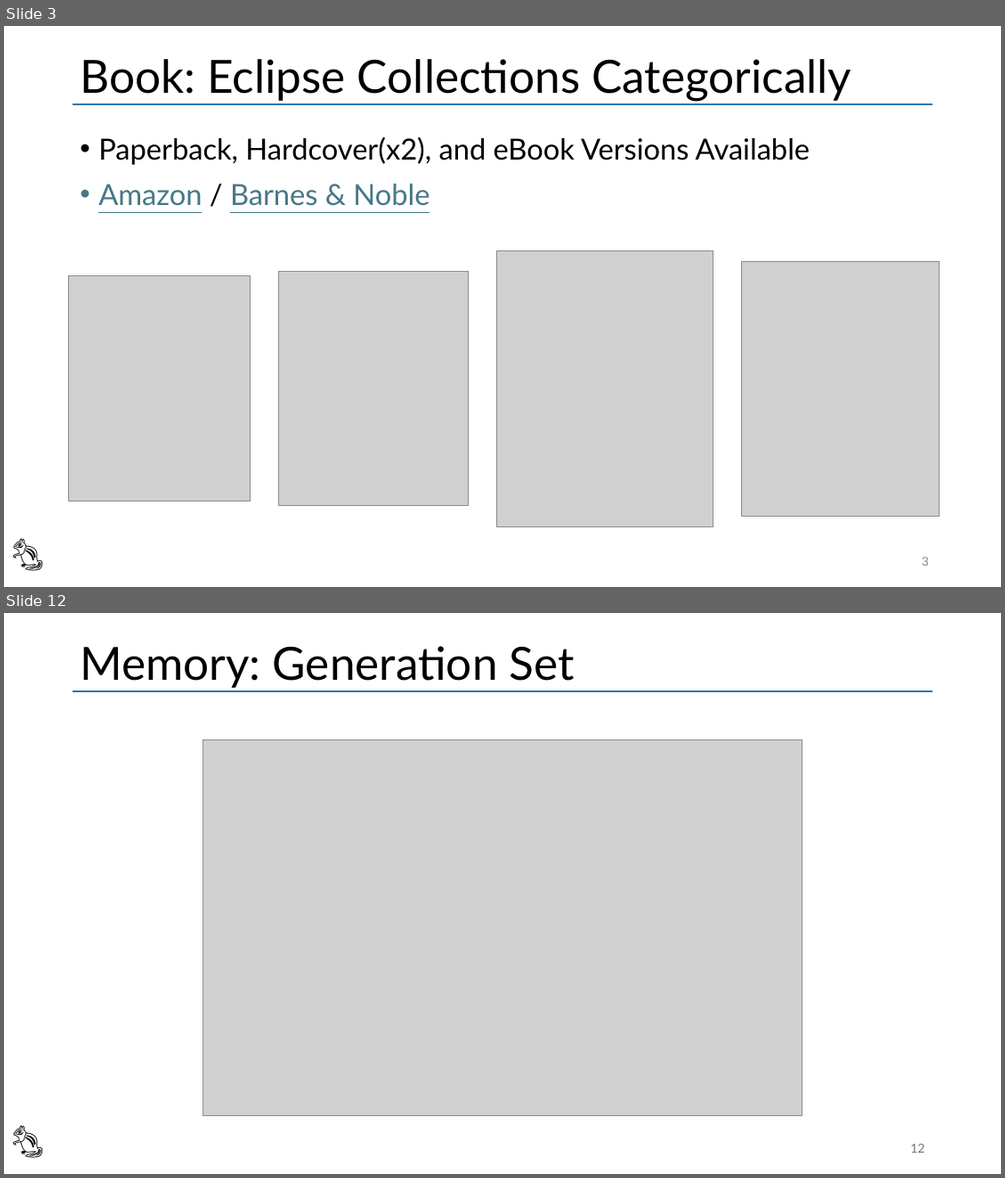
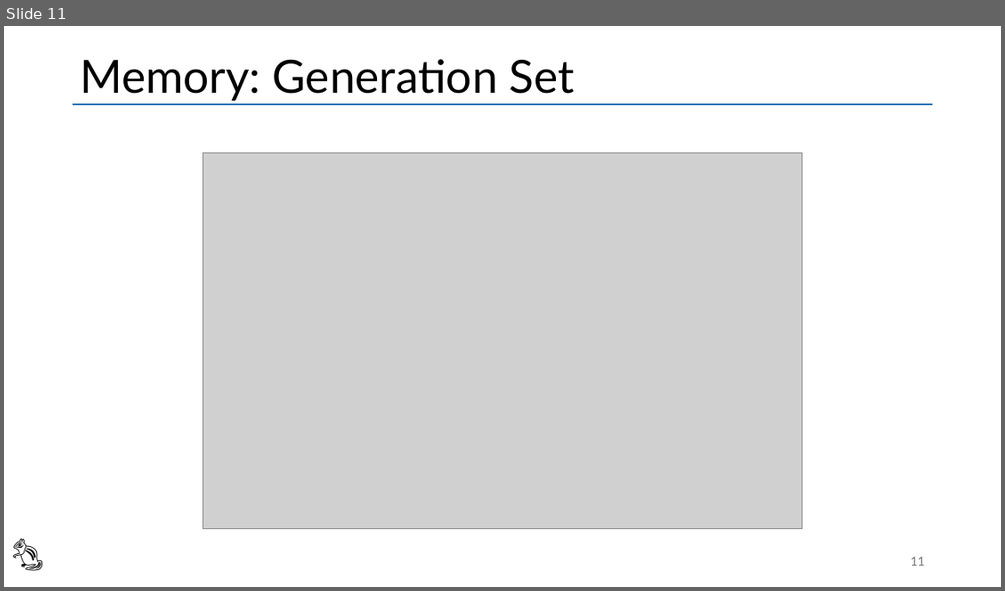
Before and after one commit to vmzakharov/refactor-to-ec-remake, a slide deck: RefactorToEcIntro.pptx. Shown one above the other, each under a label of ours: slides 3 and 12 before the commit, slide 11 after it; the slides between them are not shown. The pictures are 1005x1178 and 1005x591 pixels, drawn with LibreOffice and Linux fonts; fonts in the diff are those of the drawing; grey boxes stand for pictures. Boxes give left, top, right and bottom in pixels: in the first picture for what was removed or moved away, otherwise in the second. Text is boxed around its words. In the diff, an @@ line names an element or a change of style, - is before the commit and + after.

```diff
--- a/RefactorToEcIntro.pptx
+++ b/RefactorToEcIntro.pptx
@@ slide 3 removed at (4, 26, 1001, 587), background #FFFFFF; not listed: 1 template element that a slide beside it also shows @@
@@ title removed at (80, 59, 851, 102) @@
-Book: Eclipse Collections Categorically
@@ text removed at (98, 137, 809, 206) @@
-• Paperback, Hardcover(x2), and eBook Versions Available
-• Amazon / Barnes & Noble
@@ picture removed at (497, 250, 713, 526) @@
@@ picture removed at (741, 262, 938, 516) @@
@@ picture removed at (68, 276, 250, 501) @@
@@ picture removed at (278, 272, 469, 506) @@
@@ text removed at (4, 527, 64, 575) @@
-🐿️
@@ page number removed at (922, 556, 929, 565) @@
-3
@@ what was slide 12 is now slide 11 @@
@@ page number at (910, 556, 924, 565): text changed @@
-12
+11
```
Also in this commit, not shown: 10 slides changed, 5 slides added, 1 other slide removed, 1 other file.
